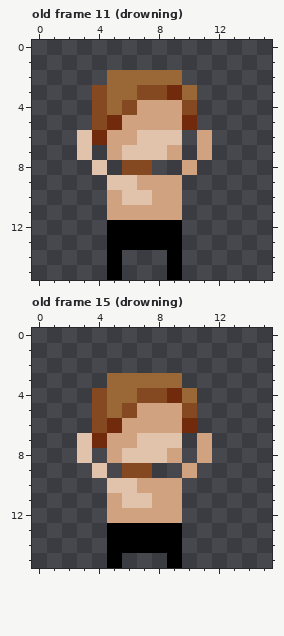
File history of a pixel-art file, AssetsRaw/player.aseprite. Above, as it was before the edit.
16x16 pixels, 29 frames. Shown: old frame 11 (drowning), old frame 15 (drowning). The commit also changed other frames, which this record leaves out.
Once edited:
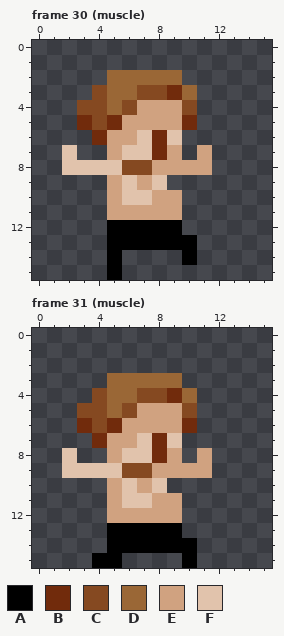
Palette (. is transparent): A #000000  B #712b0c  C #854921  D #9a6736  E #d0a280  F #e1c3ac
A new or re-ordered frame is compared with the old frame closest to it.
Edits made:
frames 29 -> 34
Frame 30 (muscle) is new; against old frame 11 (drowning), layer "Layer 1":
y 4: x 3 . -> C
y 5: x 3 . -> B
y 6: x 3 F -> .; x 8 F -> B; x 11 E -> .
y 7: x 2..3 .F -> F.; x 8 F -> B
y 8: x 2..3 .. -> FF; x 5 . -> F; x 8..9 .. -> EE; x 11 . -> E
y 9: x 5 F -> E; x 8..9 EE -> F.
y 13: x 10 . -> A
y 14: x 9..10 A. -> .A
y 15: x 9 A -> .
Frame 31 (muscle) is new; against old frame 15 (drowning), layer "Layer 1":
y 5: x 3 . -> C
y 6: x 3 . -> B
y 7: x 3 F -> .; x 8 F -> B; x 11 E -> .
y 8: x 2..3 .F -> F.; x 8 F -> B
y 9: x 2..3 .. -> FF; x 5 . -> F; x 8..9 .. -> EE; x 11 . -> E
y 10: x 5 F -> E; x 8..9 EE -> F.
y 14: x 10 . -> A
y 15: x 4 . -> A; x 9..10 A. -> .A
Boxes around the changes in both pictures, in picture pixels (x1, y1, x2, y2):
changed: (62, 100, 212, 280)
changed: (62, 403, 212, 568)
